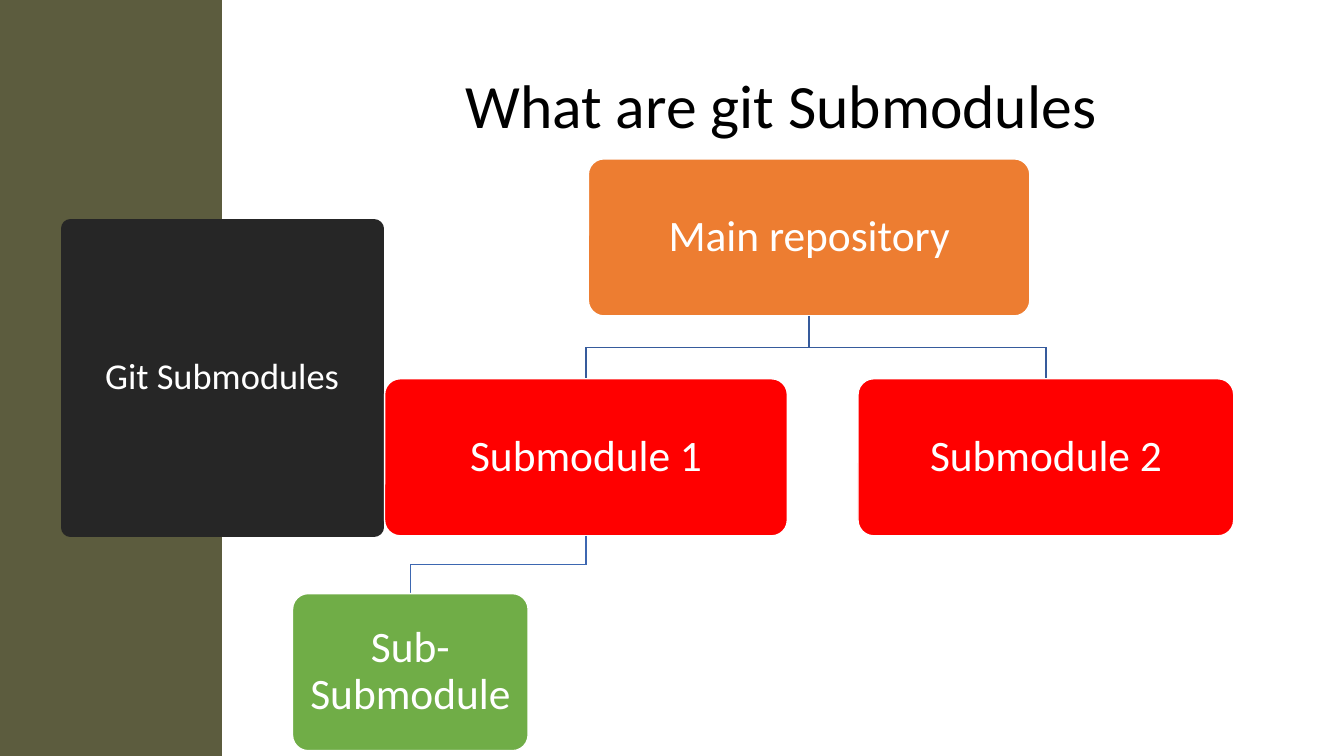
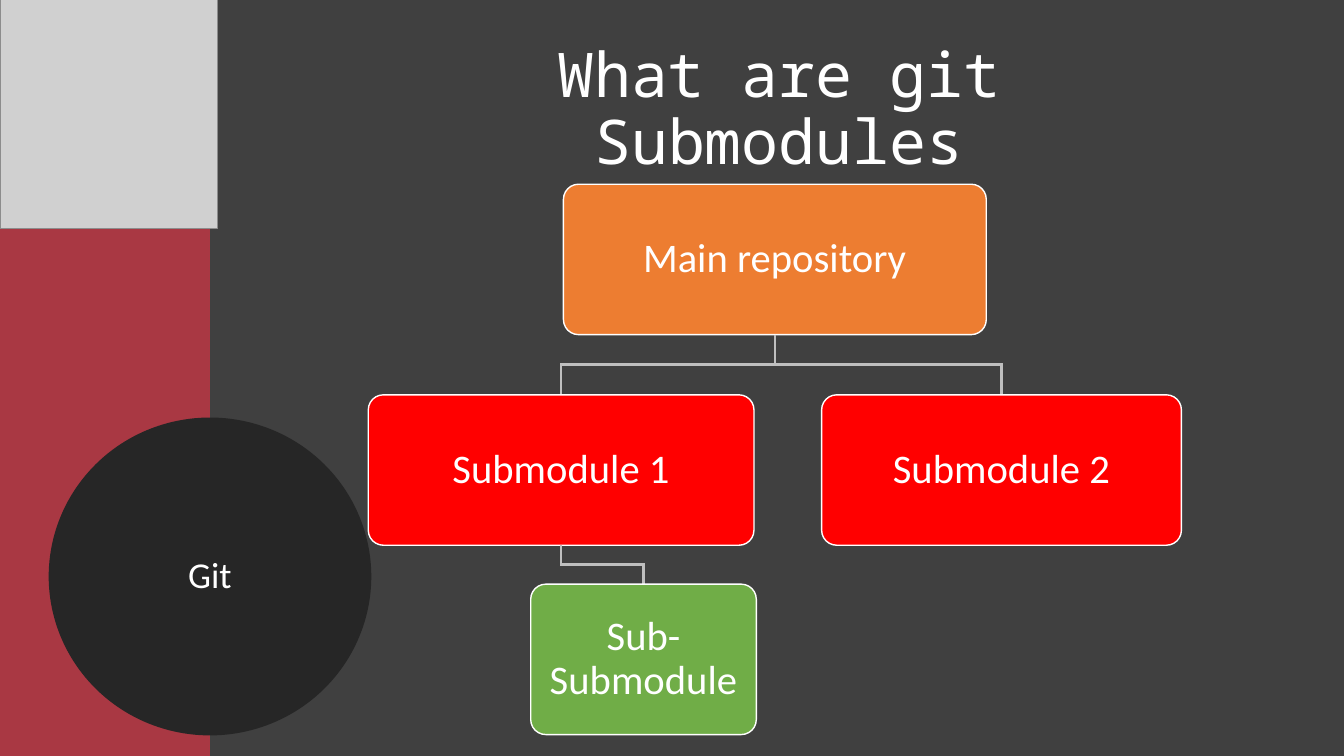
Before and after one commit to Xapuu/programingStuff, a slide deck: slide 6 of ngMeetup.pptx (slide 8 before the commit). Drawn at 1344x756 pixels with LibreOffice and Linux fonts; fonts in the diff are those of the drawing; grey boxes stand for pictures. Boxes give left, top, right and bottom in pixels: in the first picture for what was removed or moved away, otherwise in the second. Text is boxed around its words. In the diff, an @@ line names an element or a change of style, - is before the commit and + after.

```diff
--- a/ngMeetup.pptx
+++ b/ngMeetup.pptx
@@ background #FFFFFF to #404040 @@
@@ rectangle: place and size @@
-rectangle at (0, 0, 222, 756)
+rectangle at (0, 0, 210, 756)
@@ rectangle at (0, 0, 210, 756): fill #5C5C3E to #A93843 @@
@@ picture added at (0, 0, 218, 229) @@
@@ text "What are git Submodules": place and size @@
-text "What are git Submodules" at (465, 85, 1096, 139)
+text "What are git Submodules" at (557, 50, 1001, 165)
@@ text "What are git Submodules" at (557, 50, 1001, 165): font Calibri to Noto Sans Mono, text colour #000000 to #FFFFFF; alignment left to centre @@
@@ rounded rectangle: place and size @@
-rounded rectangle at (589, 159, 1030, 317)
+rounded rectangle at (564, 185, 986, 335)
@@ text "Main repository": place and size @@
-text "Main repository" at (669, 221, 950, 258)
+text "Main repository" at (643, 244, 906, 279)
@@ title removed at (71, 229, 374, 527) @@
-Git Submodules
@@ freeform shape: place and size @@
-freeform shape at (586, 316, 809, 378)
+freeform shape at (562, 335, 775, 395)
@@ freeform shape at (562, 335, 775, 395): outline #365B9D 1 pt to #BFBFBF 1.75 pt @@
@@ freeform shape at (775, 335, 1002, 395): outline #365B9D 1 pt to #BFBFBF 1.75 pt @@
@@ freeform shape: place and size @@
-freeform shape at (810, 316, 1047, 378)
+freeform shape at (775, 335, 1002, 395)
@@ rounded rectangle: place and size @@
-rounded rectangle at (385, 379, 788, 536)
+rounded rectangle at (368, 395, 754, 545)
@@ text "Submodule 1": place and size @@
-text "Submodule 1" at (470, 441, 702, 472)
+text "Submodule 1" at (452, 454, 670, 484)
@@ rounded rectangle: place and size @@
-rounded rectangle at (858, 379, 1234, 536)
+rounded rectangle at (822, 395, 1182, 545)
@@ text "Submodule 2": place and size @@
-text "Submodule 2" at (930, 441, 1162, 472)
+text "Submodule 2" at (893, 454, 1110, 484)
@@ ellipse added at (58, 427, 362, 726), fill #262626, outline #262626 13.75 pt, 26 pt, text #FFFFFF @@
+Git
@@ freeform shape removed at (410, 536, 586, 594) @@
@@ freeform shape added at (562, 545, 644, 585), outline #BFBFBF 1.75 pt @@
@@ rounded rectangle: place and size @@
-rounded rectangle at (292, 594, 528, 751)
+rounded rectangle at (530, 585, 756, 735)
@@ size 31 to 29 pt in 4 elements at (452, 454, 670, 484), (893, 454, 1110, 484), (643, 244, 906, 279), (550, 622, 737, 695) @@
@@ text "Sub-Submodule": place and size @@
-text "Sub-Submodule" at (310, 632, 510, 710)
+text "Sub-Submodule" at (550, 622, 737, 695)
```
Also in this commit, not shown: 7 other slides changed, 14 slides added, 4 slides removed, 1 other file.
